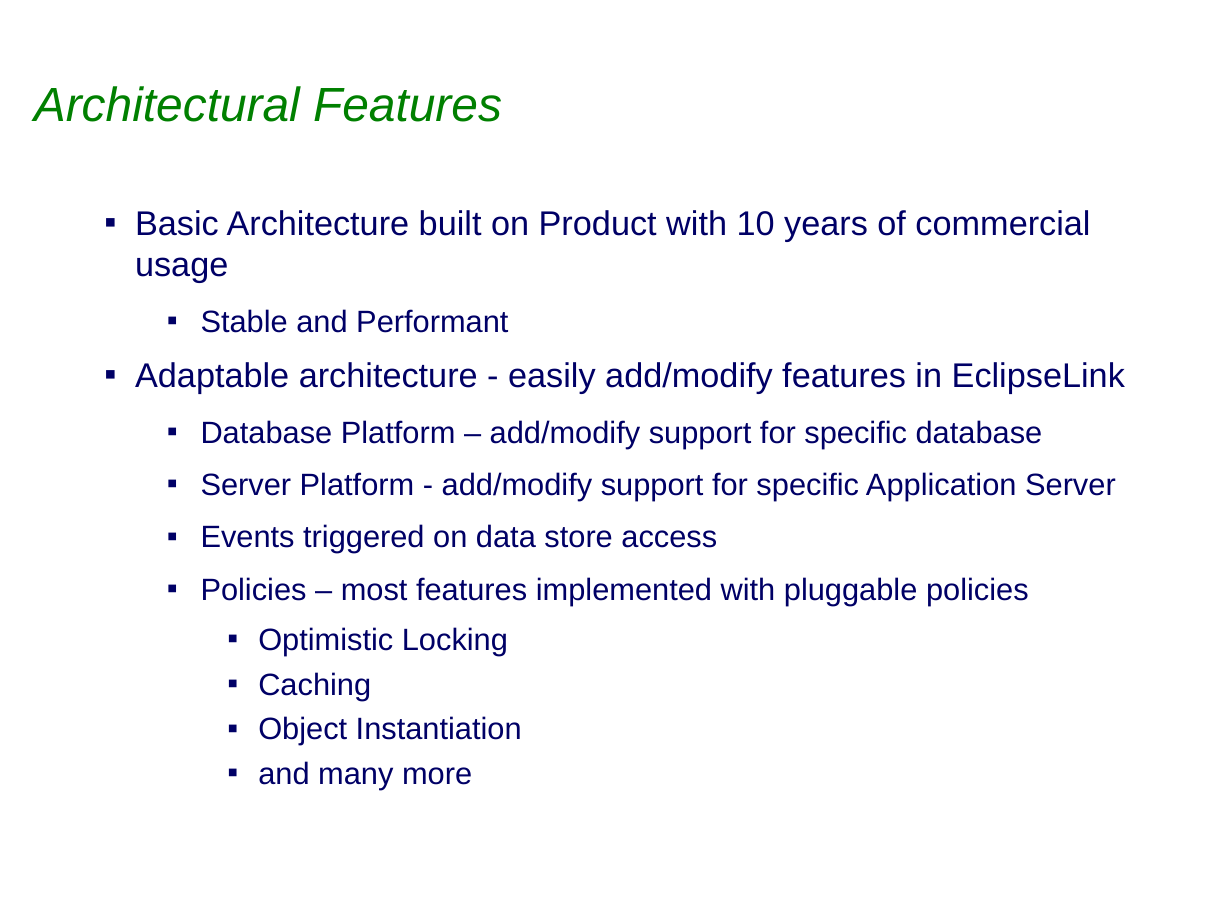
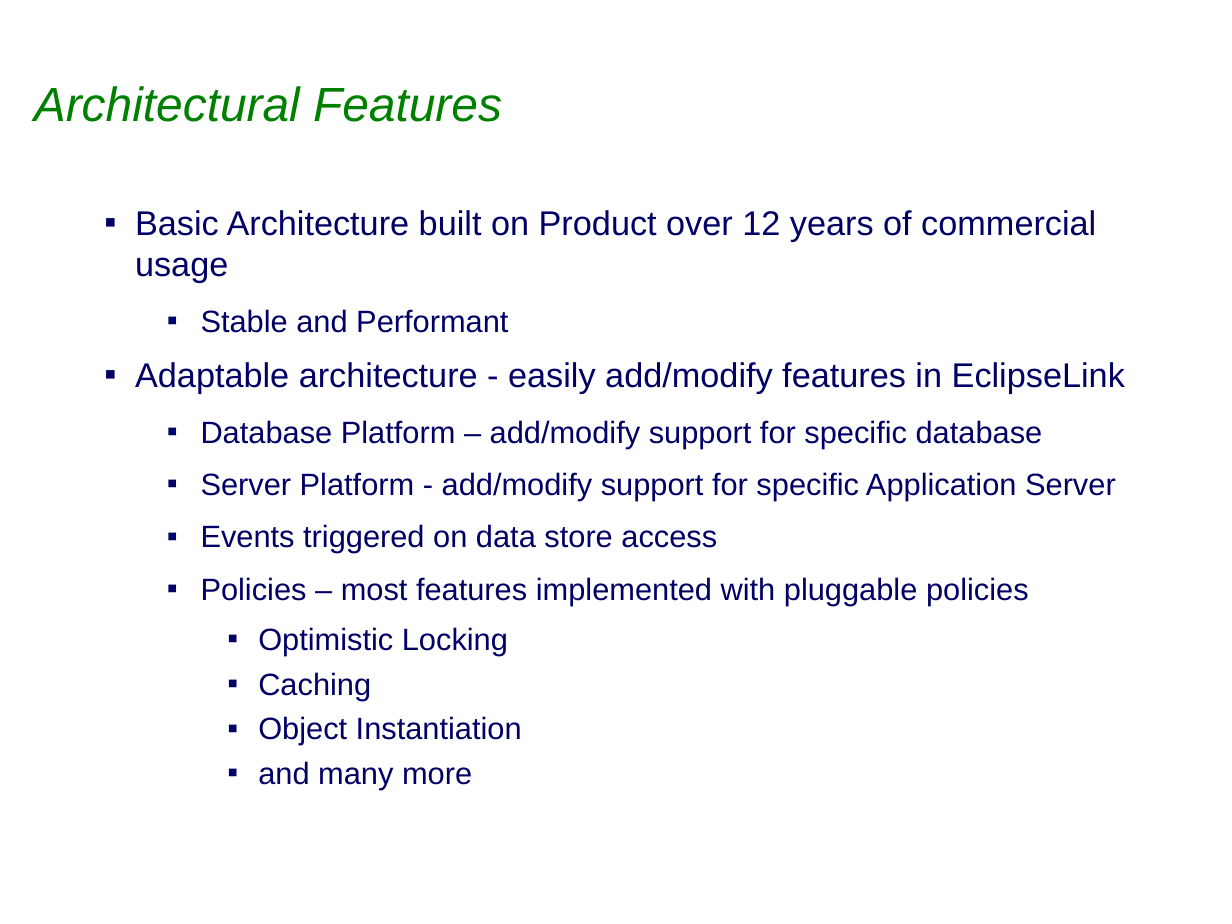
Before and after one commit to eclipse-ee4j/eclipselink, a slide deck: slide 12 of project-admin/Eclipselink_1.2.0_Release_Review.ppt (slide 13 before the commit). Drawn at 1232x924 pixels with LibreOffice and Linux fonts; fonts in the diff are those of the drawing; background and template pictures are left out. Boxes give left, top, right and bottom in pixels: in the first picture for what was removed or moved away, otherwise in the second. Text is boxed around its words. In the diff, an @@ line names an element or a change of style, - is before the commit and + after.

```diff
--- a/project-admin/Eclipselink_1.2.0_Release_Review.ppt
+++ b/project-admin/Eclipselink_1.2.0_Release_Review.ppt
@@ text at [135,210,1096,283]: text changed @@
-▪ Basic Architecture built on Product with 10 years of commercial usage
+▪ Basic Architecture built on Product over 12 years of commercial usage
```
Also in this commit, not shown: 9 other slides changed, 1 slide removed, 1 other file.
